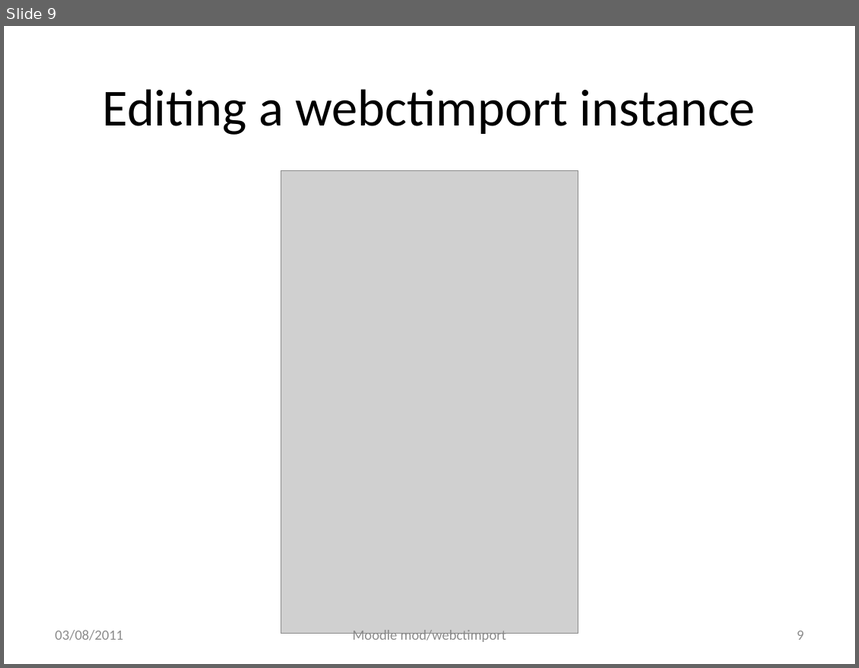
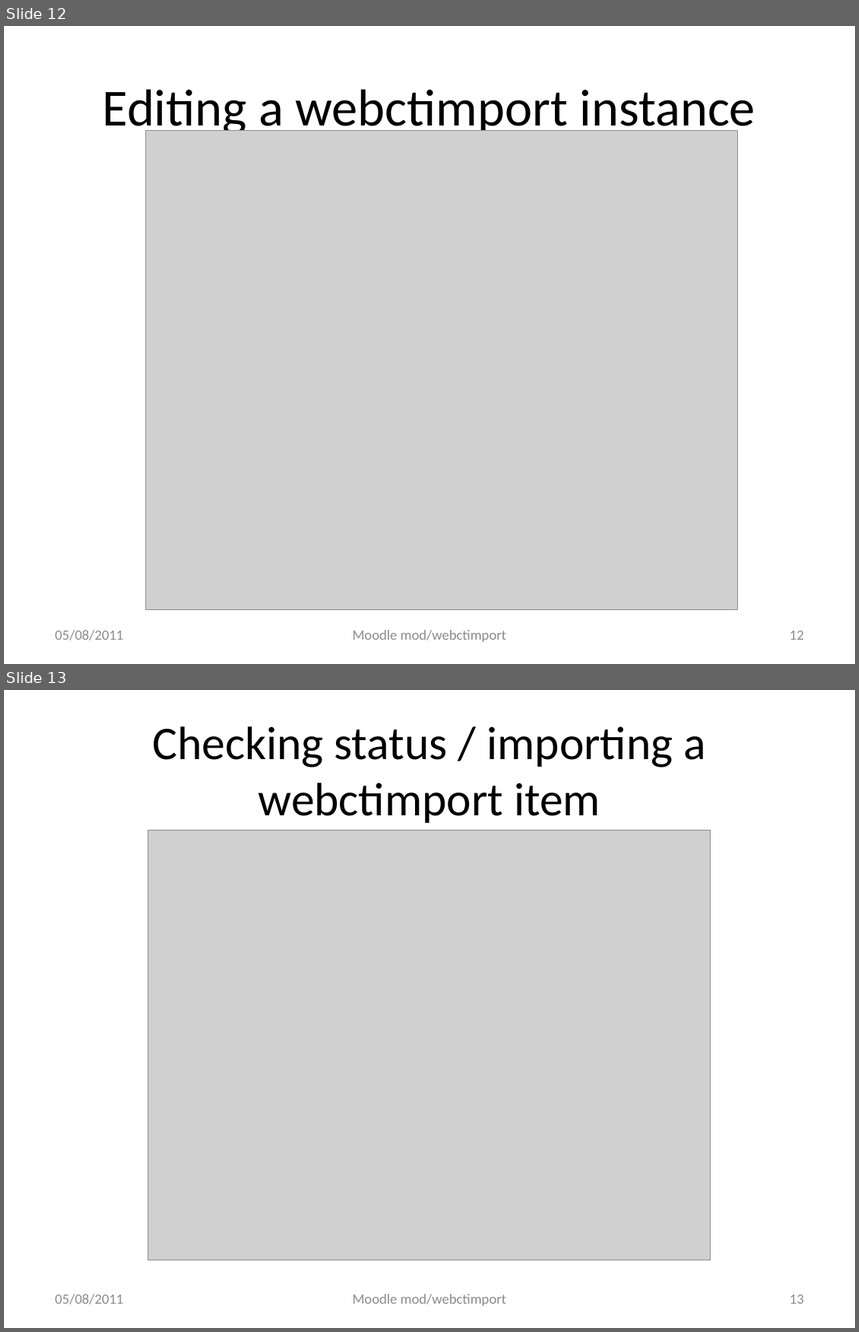
Before and after one commit to cgreenhalgh/mod_webctimport, a slide deck: docs/readme_development.pptx. Shown one above the other, each under a label of ours: slide 9 before the commit, slides 12 and 13 after it. The pictures are 859x668 and 859x1332 pixels, drawn with LibreOffice and Linux fonts; fonts in the diff are those of the drawing; grey boxes stand for pictures. Boxes give left, top, right and bottom in pixels: in the first picture for what was removed or moved away, otherwise in the second. Text is boxed around its words. In the diff, an @@ line names an element or a change of style, - is before the commit and + after.

Commit message:
updated documentation to reflect initial import stuff to moodle files

```diff
--- a/docs/readme_development.pptx
+++ b/docs/readme_development.pptx
@@ slide 13 added at [4,690,855,1328], background #FFFFFF @@
@@ title added at [152,726,706,823], 39.6 pt, text #000000 @@
+Checking status / importing a webctimport item
@@ picture added at [148,831,711,1260] @@
@@ text added at [55,1294,123,1305], 12 pt, text #8C8C8C @@
+05/08/2011
@@ text added at [353,1294,506,1306], 12 pt, text #8C8C8C @@
+Moodle mod/webctimport
@@ page number added at [790,1295,804,1304], 12 pt, text #8C8C8C @@
+13
@@ what was slide 9 is now slide 12 @@
@@ slide 12 changed as well @@
@@ picture added at [146,131,737,610] @@
@@ picture removed at [281,170,579,634] @@
@@ text at [55,630,123,641]: text changed @@
-03/08/2011
+05/08/2011
@@ page number at [790,631,804,640]: text changed @@
-9
+12
```
Also in this commit, not shown: 25 other slides changed, 3 other slides added, 7 other files.
